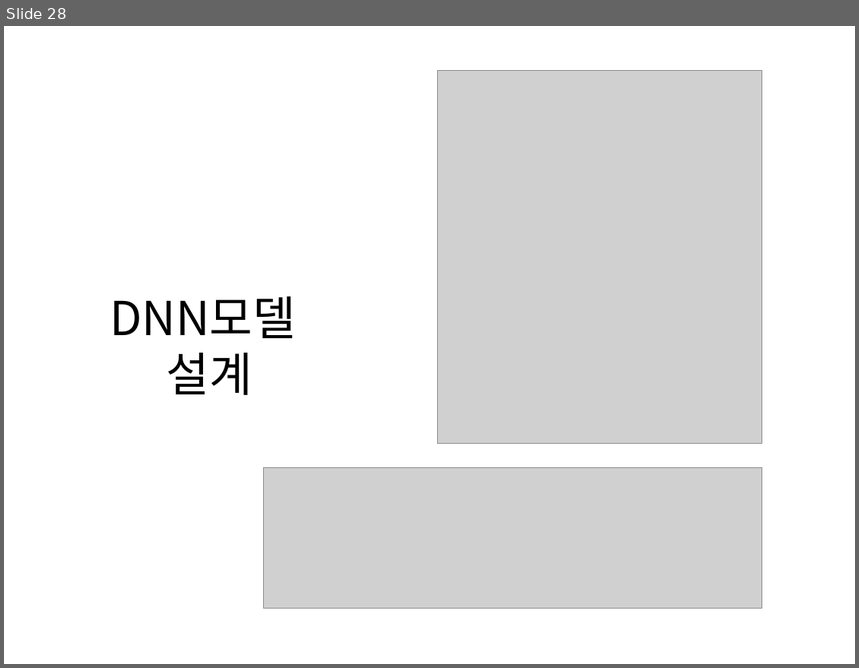
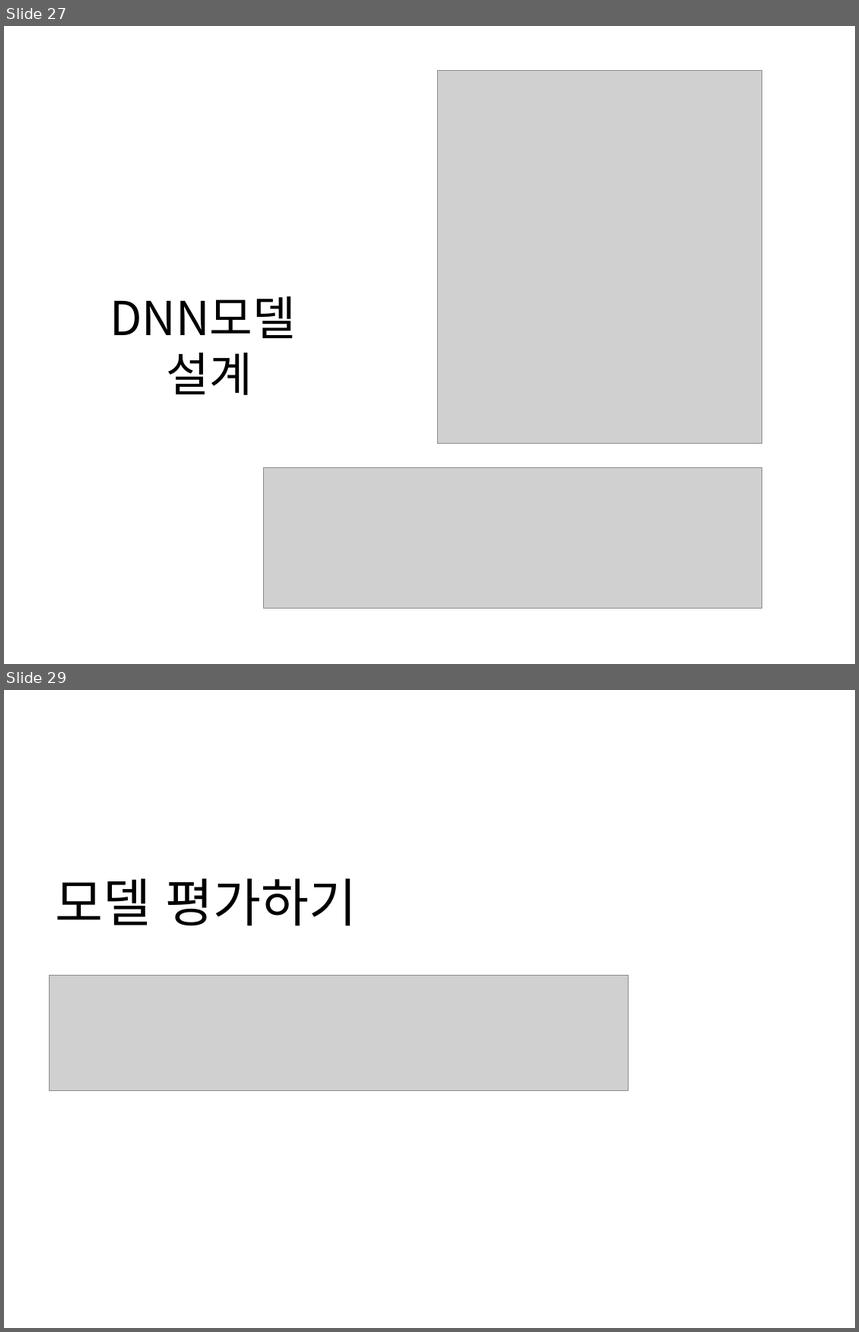
Before and after one commit to WasVelinn/1stPerSonalProjecT, a slide deck: 프레젠테이션1.pptx. Shown one above the other, each under a label of ours: slide 28 before the commit, slides 27 and 29 after it; the slides between them are not shown. The pictures are 859x668 and 859x1332 pixels, drawn with LibreOffice and Linux fonts; fonts in the diff are those of the drawing; grey boxes stand for pictures. Boxes give left, top, right and bottom in pixels: in the first picture for what was removed or moved away, otherwise in the second. Text is boxed around its words. In the diff, an @@ line names an element or a change of style, - is before the commit and + after.

```diff
--- a/프레젠테이션1.pptx
+++ b/프레젠테이션1.pptx
@@ slide 29 added at (4, 690, 855, 1328), background #FFFFFF @@
@@ title added at (55, 878, 357, 926), 44 pt, text #000000 @@
+모델 평가하기
@@ picture added at (49, 976, 628, 1091) @@
@@ what was slide 28 is now slide 27 @@
```
Also in this commit, not shown: 11 slides changed, 3 other slides added, 3 slides removed, 8 other files.
